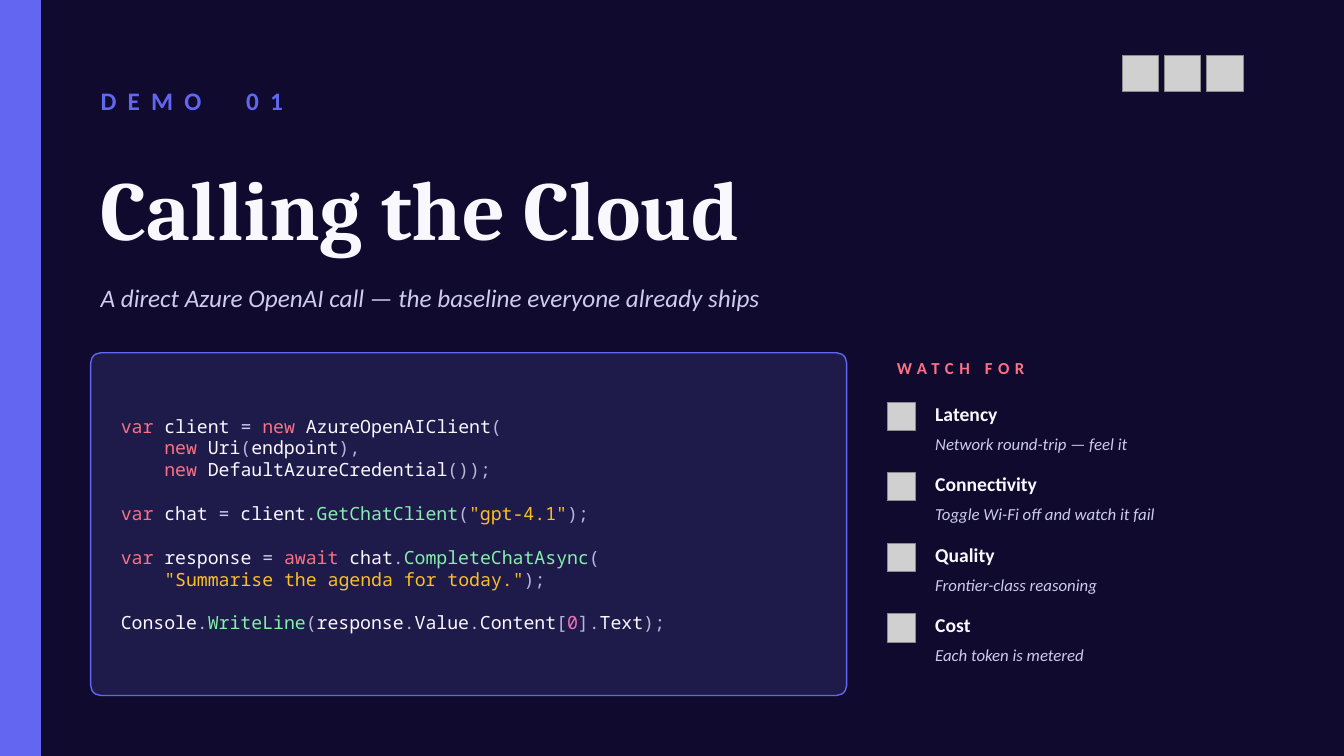
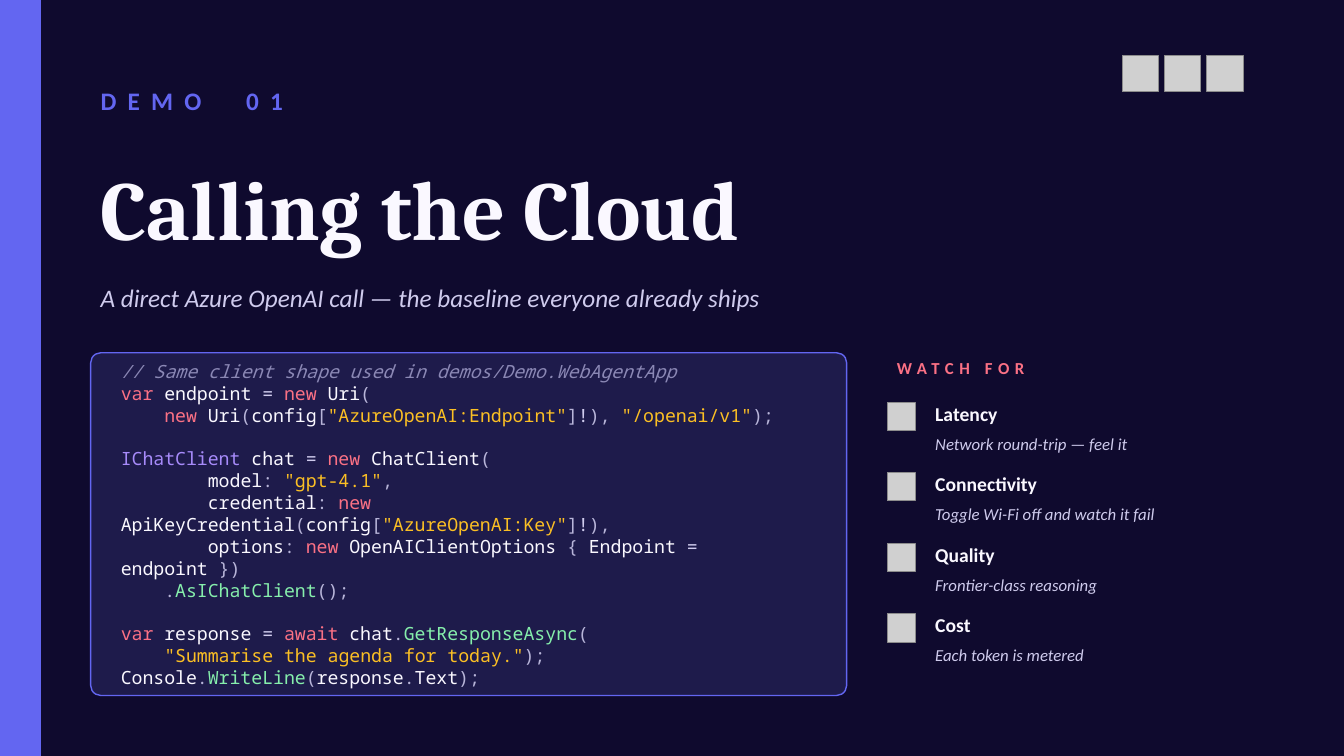
Before and after one commit to mattleibow/cptmsdug-local-cloud-agent-framework, a slide deck: slide 5 of slides/Unifying-Local-Cloud-AI.pptx. Drawn at 1344x756 pixels with LibreOffice and Linux fonts; fonts in the diff are those of the drawing; grey boxes stand for pictures. Boxes give left, top, right and bottom in pixels: in the first picture for what was removed or moved away, otherwise in the second. Text is boxed around its words. In the diff, an @@ line names an element or a change of style, - is before the commit and + after.

```diff
--- a/slides/Unifying-Local-Cloud-AI.pptx
+++ b/slides/Unifying-Local-Cloud-AI.pptx
@@ text at [121, 364, 773, 645]: text changed @@
-var client = new AzureOpenAIClient(
-new Uri(endpoint),
-new DefaultAzureCredential());
-var chat = client.GetChatClient("gpt-4.1");
-var response = await chat.CompleteChatAsync(
+// Same client shape used in demos/Demo.WebAgentApp
+var endpoint = new Uri(
+new Uri(config["AzureOpenAI:Endpoint"]!), "/openai/v1");
+IChatClient chat = new ChatClient(
+model: "gpt-4.1",
+credential: new ApiKeyCredential(config["AzureOpenAI:Key"]!),
+options: new OpenAIClientOptions { Endpoint = endpoint })
+.AsIChatClient();
+var response = await chat.GetResponseAsync(
@@ text at [121, 670, 480, 689]: text changed @@
-Console.WriteLine(response.Value.Content[0].Text);
+Console.WriteLine(response.Text);
```
Also in this commit, not shown: 6 other slides changed, 1 other file.
